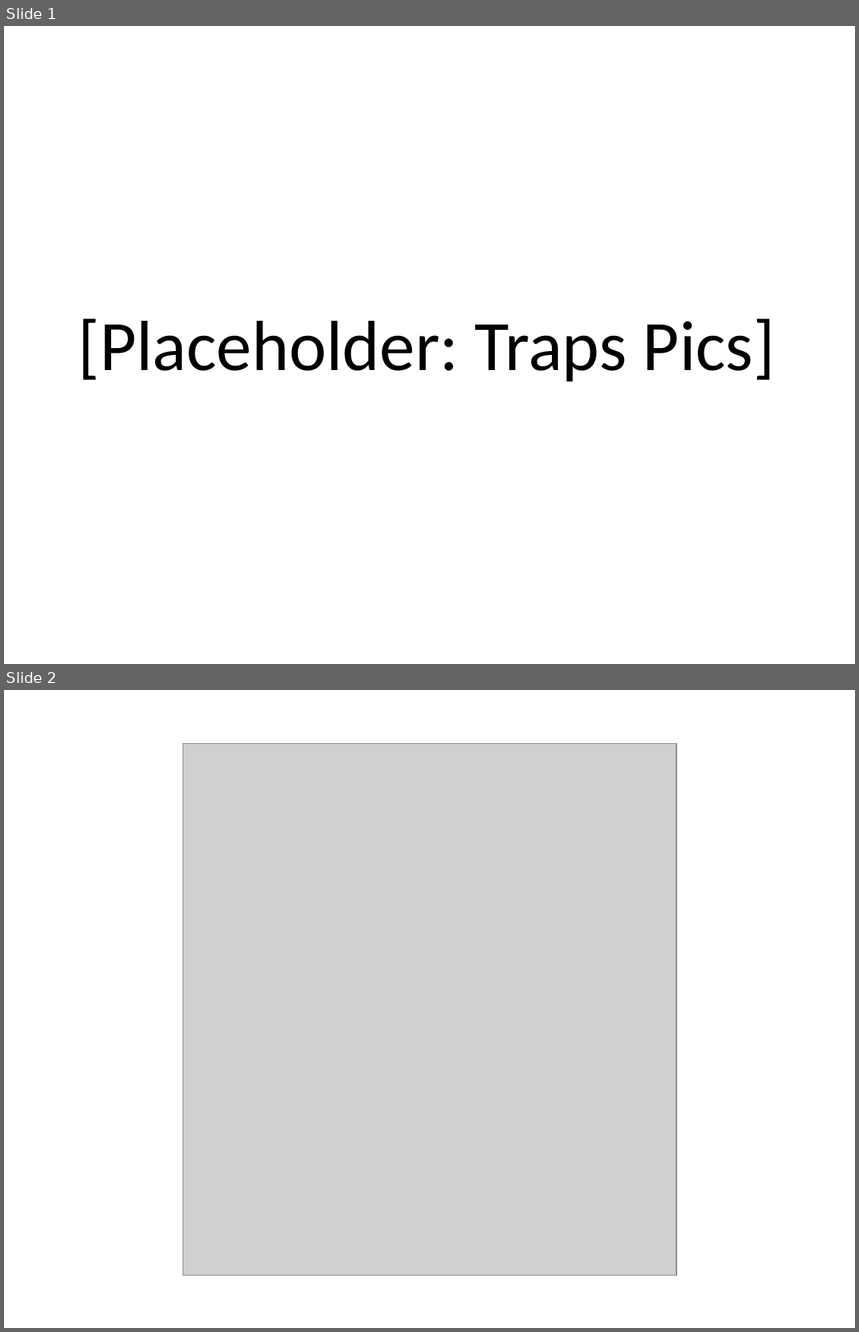
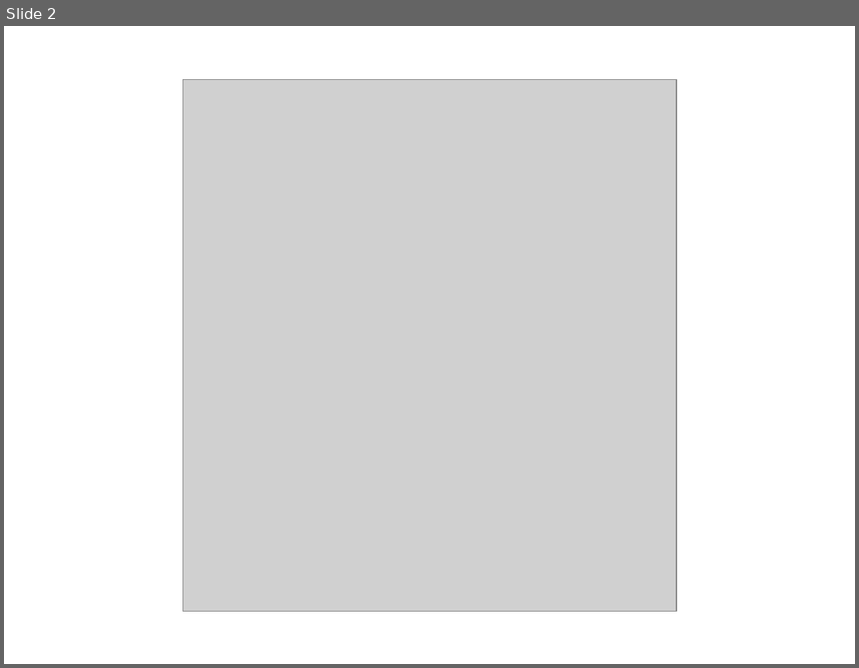
Before and after one commit to ChuckBV/ms-now-ppo-kairomone-2017-2yr, a slide deck: doc/figures.pptx. Shown one above the other, each under a label of ours: slides 1 and 2 before the commit, slide 2 after it. The pictures are 859x1332 and 859x668 pixels, drawn with LibreOffice and Linux fonts; fonts in the diff are those of the drawing; grey boxes stand for pictures. Boxes give left, top, right and bottom in pixels: in the first picture for what was removed or moved away, otherwise in the second. Text is boxed around its words. In the diff, an @@ line names an element or a change of style, - is before the commit and + after.

```diff
--- a/doc/figures.pptx
+++ b/doc/figures.pptx
@@ slide 1 removed at <box>4,26,855,664</box>, background #FFFFFF @@
@@ text removed at <box>78,319,775,382</box> @@
-[Placeholder: Traps Pics]
```
Also in this commit, not shown: 1 slide added, 7 other files.
